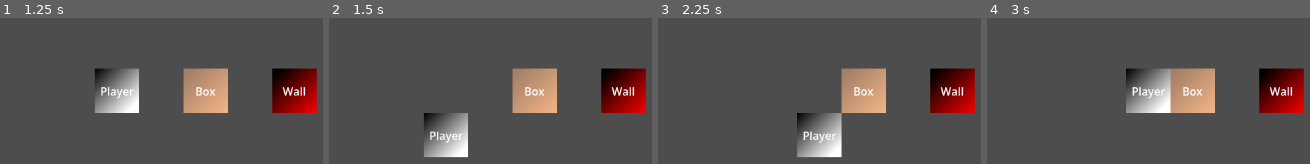
Above: before the commit, frames 1-4 (left to right).
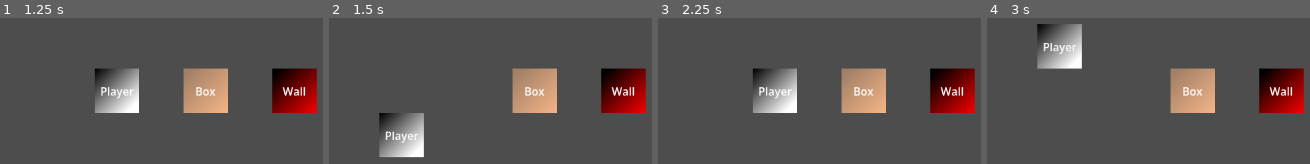
Above: after the commit, the same moments.

Repository: djohoe28/ggj-2026
Game: Godot game, scene res://scenes/game.tscn
Two runs of this game, one before a commit and one after it. Both use one fixed random seed, a clock stepped at 60 frames per second and the inputs below.
Inputs:
- Up to frame 1 (1.25 s): tap Enter at 0.5 s; hold Right (ui_right) from 0.53 s (still down)
- Up to frame 2 (1.5 s): tap R (restart, bound only after the commit) at 1.25 s; release Right (ui_right) at 1.28 s; hold Down (ui_down) from 1.28 s (still down)
- Up to frame 3 (2.25 s): tap R (restart, bound only after the commit) at 2 s; release Down (ui_down) at 2.03 s; hold Right (ui_right) from 2.03 s (still down)
- Up to frame 4 (3 s): tap R (restart, bound only after the commit) at 2.75 s; release Right (ui_right) at 2.78 s; hold Up (ui_up) from 2.78 s (still down)

Frame 1 is identical in both runs. In frame 2, 6.9% of the frame differs, in the area x 15-44%, y 65-96%; in frame 3, 7.0%; in frame 4, 7.1%, in the area x 15-57%, y 4-66%.

Commit message:
Added & implemented Restart input.

Diff:
--- a/project.godot
+++ b/project.godot
@@ -39,6 +39,11 @@
 , Object(InputEventKey,"resource_local_to_scene":false,"resource_name":"","device":-1,"window_id":0,"alt_pressed":false …(182 unchanged characters)…
 ]
 }
+restart={
+"deadzone": 0.2,
+"events": [Object(InputEventKey,"resource_local_to_scene":false,"resource_name":"","device":-1,"window_id":0,"alt_pressed":false,"shift_pressed":false,"ctrl_pressed":false,"meta_pressed":false,"pressed":false,"keycode":0,"physical_keycode":82,"key_label":0,"unicode":114,"location":0,"echo":false,"script":null)
+]
+}
 
 [physics]
 
--- a/scripts/autoload/globals.gd
+++ b/scripts/autoload/globals.gd
@@ -1,3 +1,7 @@
 extends Node
 
 const TILE_SIZE := Vector2(64, 64)
+
+func _unhandled_input(event: InputEvent) -> void:
+	if event.is_action_pressed("restart"):
+		get_tree().reload_current_scene()
